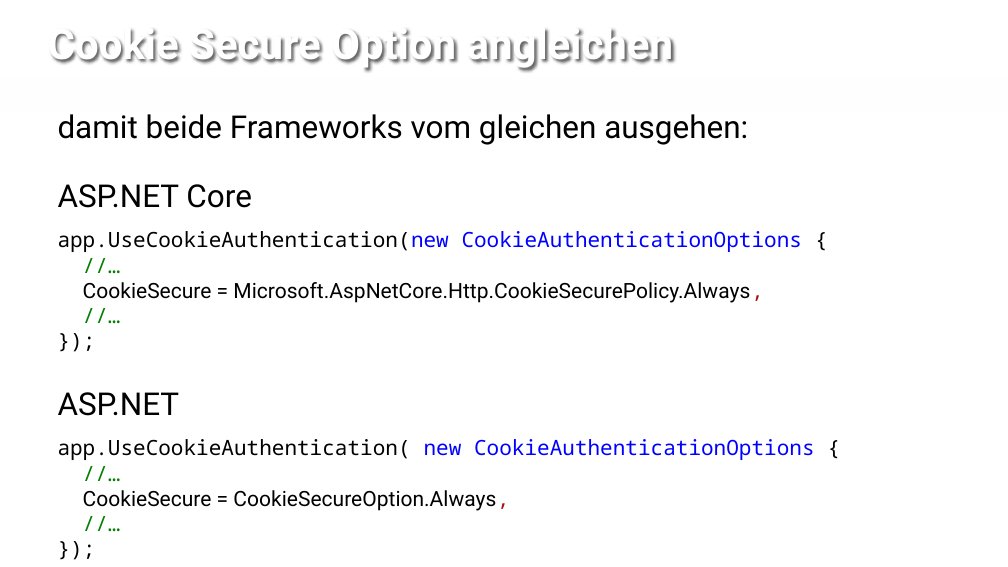
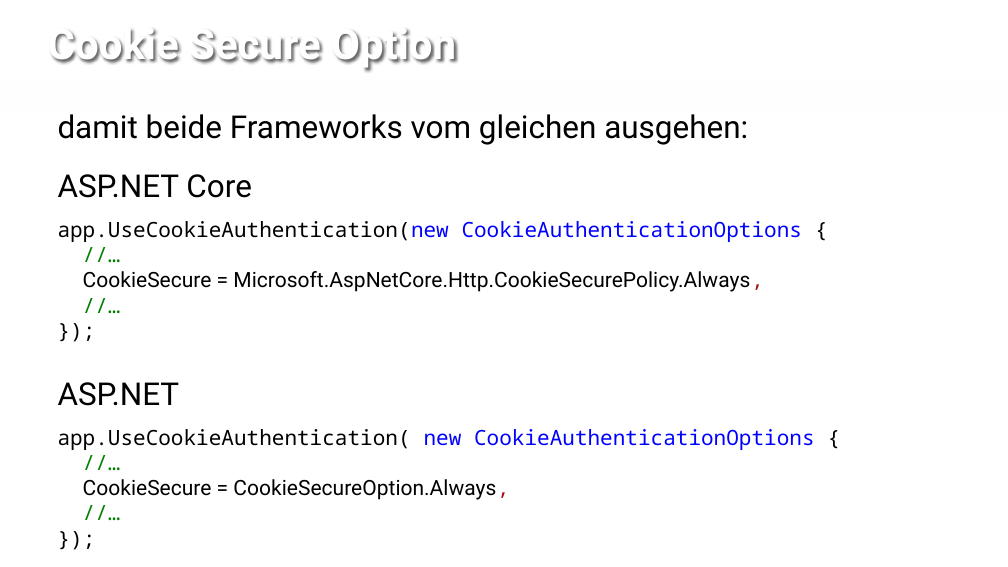
Before and after one commit to rlfkrl/NetCologne2017, a slide deck: slide 11 of slides/open id connect - share cookies.pptx. Drawn at 1008x567 pixels with LibreOffice and Linux fonts; fonts in the diff are those of the drawing; background and template pictures are left out. Boxes give left, top, right and bottom in pixels: in the first picture for what was removed or moved away, otherwise in the second. Text is boxed around its words. In the diff, an @@ line names an element or a change of style, - is before the commit and + after.

```diff
--- a/slides/open id connect - share cookies.pptx
+++ b/slides/open id connect - share cookies.pptx
@@ title at box(48, 29, 456, 69): text changed @@
-Cookie Secure Option angleichen
+Cookie Secure Option
@@ text at box(58, 174, 803, 292): less space between paragraphs @@
```
Also in this commit, not shown: 8 other slides changed, 1 slide added.
